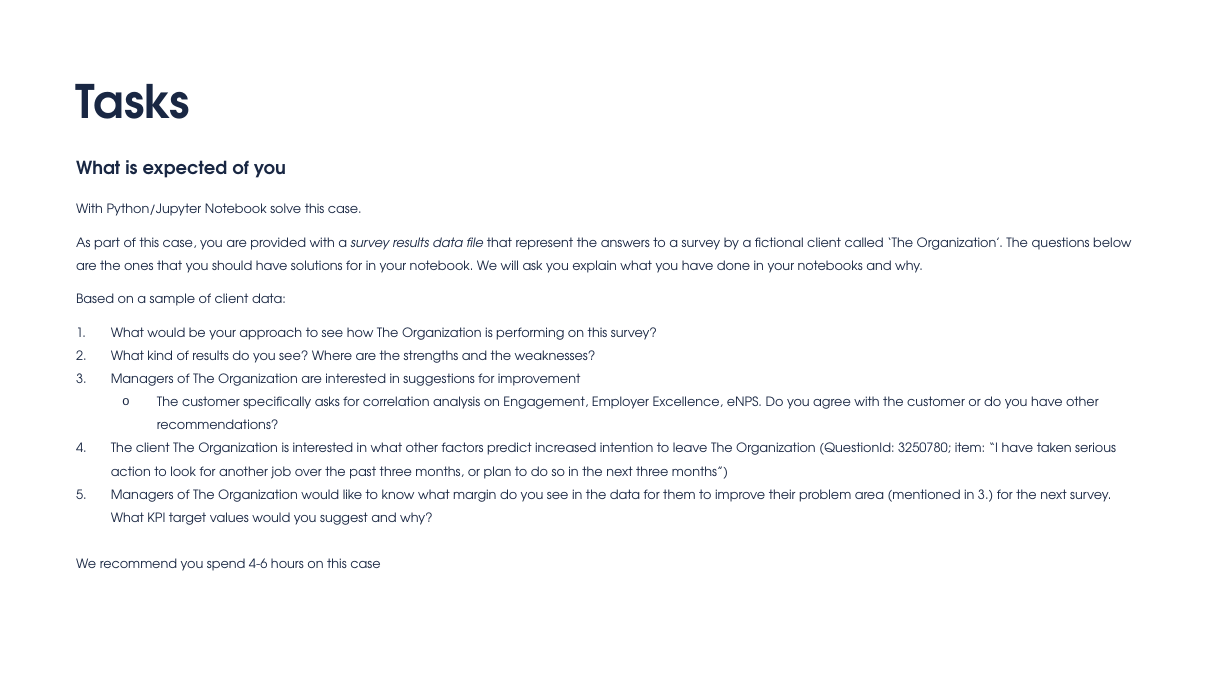
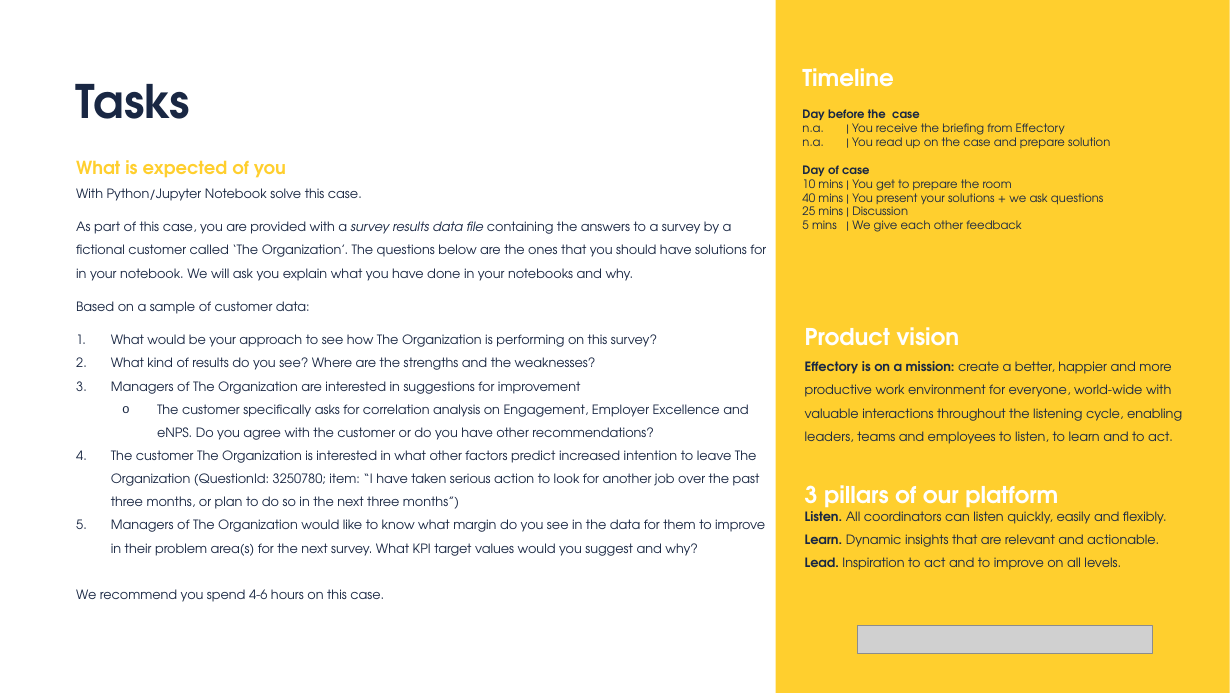
Before and after one commit to mattcrompton/Effectory-Data-Analyst-Case, a slide deck: slide 3 of Data Analyst Case 08-24.pptx. Drawn at 1232x693 pixels with LibreOffice and Linux fonts; fonts in the diff are those of the drawing; grey boxes stand for pictures; background and template pictures are left out. Boxes give left, top, right and bottom in pixels: in the first picture for what was removed or moved away, otherwise in the second. Text is boxed around its words. In the diff, an @@ line names an element or a change of style, - is before the commit and + after.

```diff
--- a/Data Analyst Case 08-24.pptx
+++ b/Data Analyst Case 08-24.pptx
@@ rectangle added at bbox=[776, 0, 1230, 693], fill #FFCF2E @@
@@ text added at bbox=[802, 68, 893, 87], 18 pt, text #FFFFFF, bold @@
+Timeline
@@ text added at bbox=[802, 109, 1110, 232], 9 pt, text #192743 @@
+Day before the case
+n.a. | You receive the briefing from Effectory
+n.a. | You read up on the case and prepare solution
+Day of case
+10 mins | You get to prepare the room
+40 mins | You present your solutions + we ask questions
+25 mins | Discussion
+5 mins | We give each other feedback
@@ text at bbox=[76, 160, 286, 178]: text colour #192743 to #FFCF2E in "What is expected of you" @@
@@ text at bbox=[76, 221, 766, 314]: text changed @@
-As part of this case, you are provided with a survey results data file that represent the answers to a survey by a fictional client called ‘The Organization’. The questions below are the ones that you should have solutions for in your notebook. We will ask you explain what you have done in your notebooks and why.
-Based on a sample of client data:
+As part of this case, you are provided with a survey results data file containing the answers to a survey by a fictional customer called ‘The Organization’. The questions below are the ones that you should have solutions for in your notebook. We will ask you explain what you have done in your notebooks and why.
+Based on a sample of customer data:
@@ text added at bbox=[805, 327, 960, 346], 18 pt, text #FFFFFF, bold @@
+Product vision
@@ text added at bbox=[805, 361, 1182, 570], 10 pt, text #192743 @@
+Effectory is on a mission: create a better, happier and more productive work environment for everyone, world-wide with valuable interactions throughout the listening cycle, enabling leaders, teams and employees to listen, to learn and to act.
+3 pillars of our platform
+Listen. All coordinators can listen quickly, easily and flexibly.
+Learn. Dynamic insights that are relevant and actionable.
+Lead. Inspiration to act and to improve on all levels.
@@ text at bbox=[76, 404, 765, 602]: text changed @@
-  o The customer specifically asks for correlation analysis on Engagement, Employer Excellence, eNPS. Do you agree with the customer or do you have other recommendations?
-4. The client The Organization is interested in what other factors predict increased intention to leave The Organization (QuestionId: 3250780; item: “I have taken serious action to look for another job over the past three months, or plan to do so in the next three months”)
-5. Managers of The Organization would like to know what margin do you see in the data for them to improve their problem area (mentioned in 3.) for the next survey. What KPI target values would you suggest and why?
-We recommend you spend 4-6 hours on this case
+  o The customer specifically asks for correlation analysis on Engagement, Employer Excellence and eNPS. Do you agree with the customer or do you have other recommendations?
+4. The customer The Organization is interested in what other factors predict increased intention to leave The Organization (QuestionId: 3250780; item: “I have taken serious action to look for another job over the past three months, or plan to do so in the next three months”)
+5. Managers of The Organization would like to know what margin do you see in the data for them to improve in their problem area(s) for the next survey. What KPI target values would you suggest and why?
+We recommend you spend 4-6 hours on this case.
@@ picture added at bbox=[858, 626, 1153, 654] @@
```
Also in this commit, not shown: 1 other slide changed.
